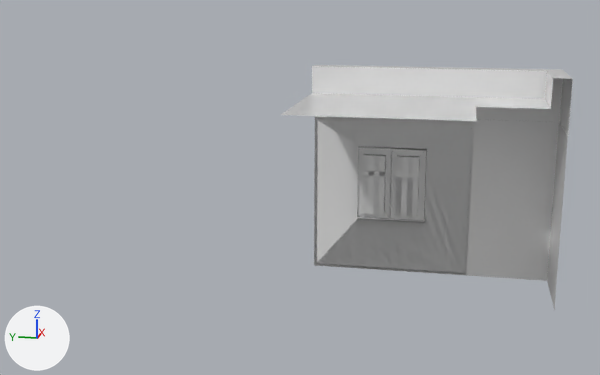
The glTF model public/objects/window.glb as it was, and as the next commit left it.
Camera for both pictures: a 50 mm lens placed at (-15.59, -1.33, 5.49), pointed at (-1.44, 1.5, 1.95). The lights are fixed; the arrows at lower left show +X, +Y and +Z. Vertices at the same position are counted once.

In view in the first picture: 'Ceiling', 'Ceiling_cap', 'Ceiling_corner', 'Corner', 'Window_0', 'Window_1', 'Window_2'.
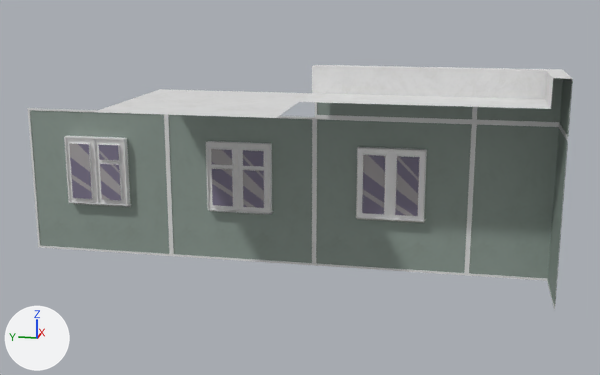
Where the change shows, as pixel boxes (x1, y1, x2, y2) in the pictures (600 x 375 px; the box of a moved part takes in the faces that stretch with it):
'Window_1', surface changed, reshaped, moved: before (316, 120, 459, 273); after (166, 114, 315, 265)
'Window_2', surface changed: (314, 117, 474, 275) in both
'Window_0', surface changed, reshaped, moved: before (357, 149, 394, 219); after (27, 108, 172, 256)
'Corner', surface changed, reshaped: (467, 122, 568, 310) in both
'Ceiling', reshaped (9% narrower): before (283, 65, 477, 122); after (300, 65, 477, 122)
'Ceiling_cap', surface changed, moved: before (281, 93, 477, 121); after (95, 89, 312, 118)
part 1 of me_plane_007, added: after (467, 122, 568, 310)
part 2 of me_plane_019, moved or reshaped: before (356, 148, 426, 222); after (206, 143, 274, 213)
part 3 of me_plane_019, surface changed: before (316, 120, 459, 273); after (166, 114, 315, 265)
part 4 of me_plane_003, cut back: after (64, 137, 128, 206)
part 5 of me_plane_003, surface changed: before (357, 149, 394, 219); after (28, 108, 172, 256)
part 7 of me_plane_011, moved or reshaped: before (283, 93, 476, 121); after (300, 93, 476, 107)
part 8 of me_plane_011, surface changed: (312, 65, 477, 122) in both
part 9 of me_plane_026, surface changed: (474, 68, 573, 139) in both

Diff of the bpy script that builds the scene:
```diff
--- a/public/objects/window.glb.py
+++ b/public/objects/window.glb.py
@@ mat_material @@
 mat_material = principled_material('Material')
-mat_material.base_color = (0.8, 0.8, 0.8)  # white #e7e7e7
-mat_material.roughness = 0.0
+mat_material.texture = img_map
+mat_material.roughness = 0.508
@@ me_plane_007 @@
-me_plane_007.from_pydata(...)  # 6 vertices, 4 faces; spans x -1.5..0.0, y 0.0..1.5, z 0.0..3.0
+me_plane_007.from_pydata(...)  # 28 vertices, 40 faces; spans x -1.5..0.01, y -0.01..1.5, z 0.0..3.0
+# me_plane_007 part 1: 22 vertices added at x -1.5..0.01, y -0.01..1.5, z 0.0..3.0
 me_plane_007.materials.append(mat_material)
@@ me_plane_019 @@
-me_plane_019.from_pydata(...)  # 148 vertices, 278 faces; spans x -0.19..0.14, y -1.5..1.5, z 0.0..3.0
+me_plane_019.from_pydata(...)  # 146 vertices, 274 faces; spans x -0.19..0.14, y -1.5..1.5, z 0.0..3.0
+# me_plane_019 part 2
+# 2 vertices are removed from x -0.15, y -0.63..0.63, z 1.09
+# 28 faces are deleted
+# 24 new faces join them
+# me_plane_019 part 3: 250 kept faces spanning x -0.19..0.14, y -1.5..1.5, z 0.0..3.0 get new texture (UV) coordinates
 me_plane_019.materials.append(mat_material)
@@ me_plane_003 @@
-me_plane_003.from_pydata(...)  # 140 vertices, 262 faces; spans x -0.19..0.14, y -1.5..1.5, z 0.0..3.0
+me_plane_003.from_pydata(...)  # 136 vertices, 254 faces; spans x -0.19..0.14, y -1.5..1.5, z 0.0..3.0
+# me_plane_003 part 4
+# 4 vertices are removed from x -0.15, y -0.63..0.63, z 1.09..2.44
+# 20 faces are deleted
+# 12 new faces join them
+# me_plane_003 part 5: 242 kept faces spanning x -0.19..0.14, y -1.5..1.5, z 0.0..3.0 get new texture (UV) coordinates
 me_plane_003.materials.append(mat_material)
@@ me_plane_002 @@
 me_plane_002.from_pydata(...)  # 132 vertices, 246 faces; spans x -0.19..0.14, y -1.5..1.5, z 0.0..3.0
+# me_plane_002 part 6: texture (UV) coordinates of 246 of 246 faces, centred in x -0.19..0.14, y -1.49..1.49, z 0.01..2.99, changed; they spanned u 0.0..1.0, v 0.0..1.0 and now span u 0.01..0.93, v 0.07..0.99
 me_plane_002.materials.append(mat_material)
@@ me_plane_011 @@
-me_plane_011.from_pydata(...)  # 18 vertices, 24 faces; spans x -3.0..0.01, y -1.5..1.5, z 0.0..0.99
-me_plane_011.vertices[16].co = (-3.0, -1.5, 0.49)  # pixel (476, 121)
-me_plane_011.vertices[17].co = (-3.0, 1.5, 0.49)  # pixel (280, 114)
+me_plane_011.from_pydata(...)  # 18 vertices, 24 faces; spans x -1.5..0.01, y -1.5..1.5, z 0.0..0.99
+# me_plane_011 part 7
+me_plane_011.vertices[16].co = (-1.5, -1.5, 0.49)  # pixel (476, 106)
+me_plane_011.vertices[17].co = (-1.5, 1.5, 0.49)  # pixel (299, 101)
+# me_plane_011 part 8: texture (UV) coordinates of 24 of 24 faces, centred in x -2.1..0.01, y -1.49..1.49, z 0.01..0.99, changed; they spanned u 0.0..1.0, v 0.33..0.67 and now span u 0.01..0.49, v 0.26..0.49
 me_plane_011.materials.append(mat_material)
@@ me_plane_026 @@
 me_plane_026.from_pydata(...)  # 27 vertices, 42 faces; spans x -1.5..0.01, y -0.01..1.5, z 0.0..0.99
+# me_plane_026 part 9: texture (UV) coordinates of 42 of 42 faces, centred in x -1.49..0.01, y -0.01..1.49, z 0.01..0.99, changed; they spanned u 0.0..1.0, v 0.33..0.67 and now span u 0.01..0.49, v 0.28..0.48
 me_plane_026.materials.append(mat_material)
@@ me_plane_027 @@
 me_plane_027.from_pydata(...)  # 4 vertices, 2 faces; spans x -3.0..0.0, y -1.5..1.5, z 0.49
+# me_plane_027 part 10: the whole mesh is moved by (1.5, 0.0, 0.0)
 me_plane_027.materials.append(mat_material)
@@ ob_window_1 @@
 ob_window_1 = bpy.data.objects.new('Window_1', me_plane_019)
-ob_window_1.location = (0.0, 0.0, 0.0)
+ob_window_1.location = (0.0, 3.0, 0.0)
@@ ob_window_0 @@
 ob_window_0 = bpy.data.objects.new('Window_0', me_plane_003)
-ob_window_0.location = (0.0, 0.0, 0.0)
+ob_window_0.location = (0.0, 6.0, 0.0)
@@ ob_ceiling_cap @@
 ob_ceiling_cap = bpy.data.objects.new('Ceiling_cap', me_plane_027)
-ob_ceiling_cap.location = (0.0, 0.0, 3.0)
+ob_ceiling_cap.location = (-1.8, 3.0, 3.0)
```
